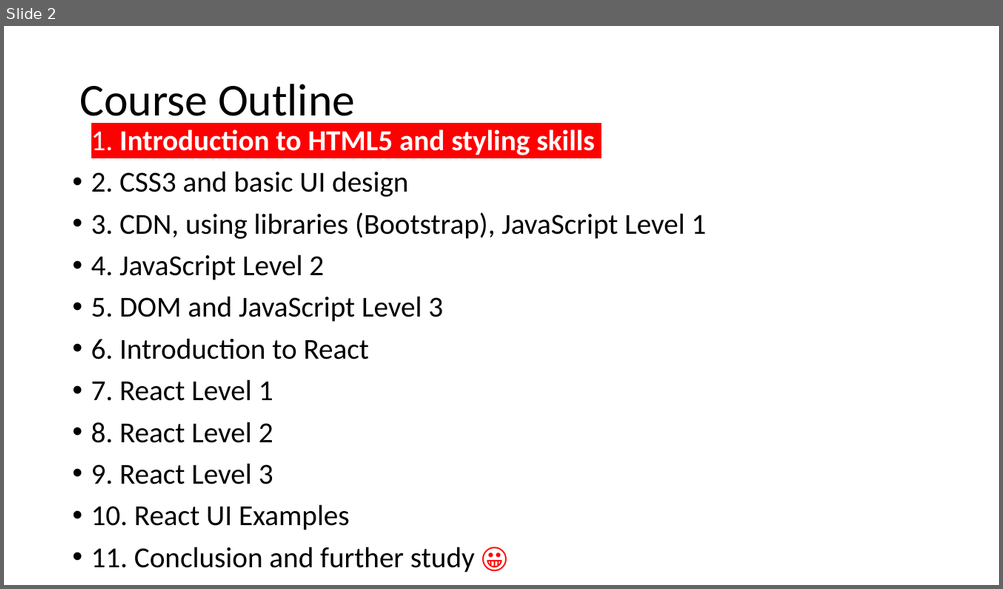
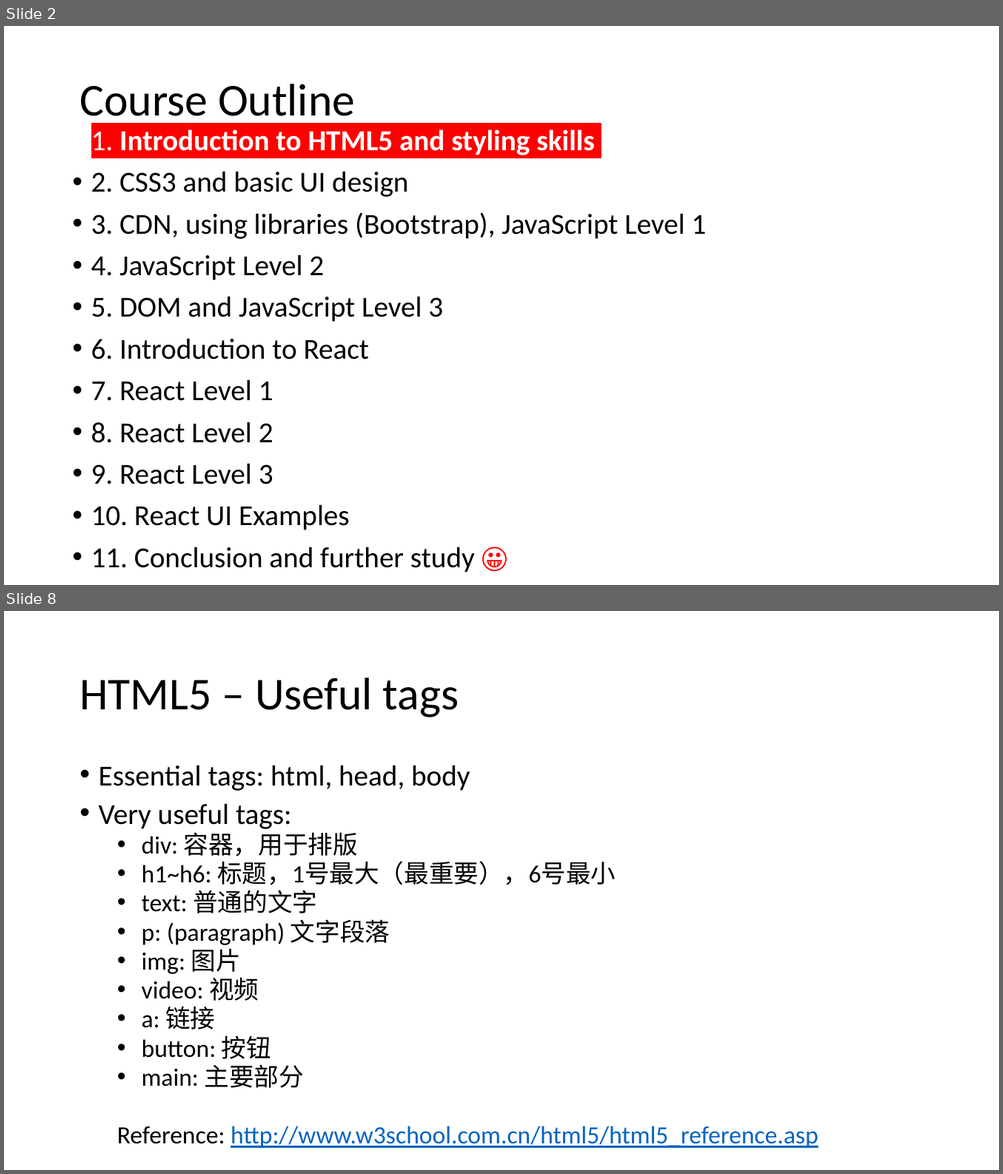
Before and after one commit to PolarisStudio/LGUReact, a slide deck: L1.pptx. Shown one above the other, each under a label of ours: slide 2 before the commit, slides 2 and 8 after it; the slides between them are not shown. The pictures are 1003x589 and 1003x1174 pixels, drawn with LibreOffice and Linux fonts; fonts in the diff are those of the drawing. Boxes give left, top, right and bottom in pixels: in the first picture for what was removed or moved away, otherwise in the second. Text is boxed around its words. In the diff, an @@ line names an element or a change of style, - is before the commit and + after.

```diff
--- a/L1.pptx
+++ b/L1.pptx
@@ slide 8 added at bbox=[4, 611, 999, 1170], background #FFFFFF @@
@@ title added at bbox=[79, 678, 458, 718], 44 pt, text #000000 @@
+HTML5 – Useful tags
@@ text added at bbox=[99, 765, 818, 1148], 24 pt, text #000000 @@
+• Essential tags: html, head, body
+• Very useful tags:
+  • div: 容器，用于排版
+  • h1~h6: 标题，1号最大（最重要），6号最小
+  • text: 普通的文字
+  • p: (paragraph) 文字段落
+  • img: 图片
+  • video: 视频
+  • a: 链接
+  • button: 按钮
+  • main: 主要部分
+  Reference: http://www.w3school.com.cn/html5/html5_reference.asp
```
Also in this commit, not shown: 19 other slides added, 1 slide removed.
